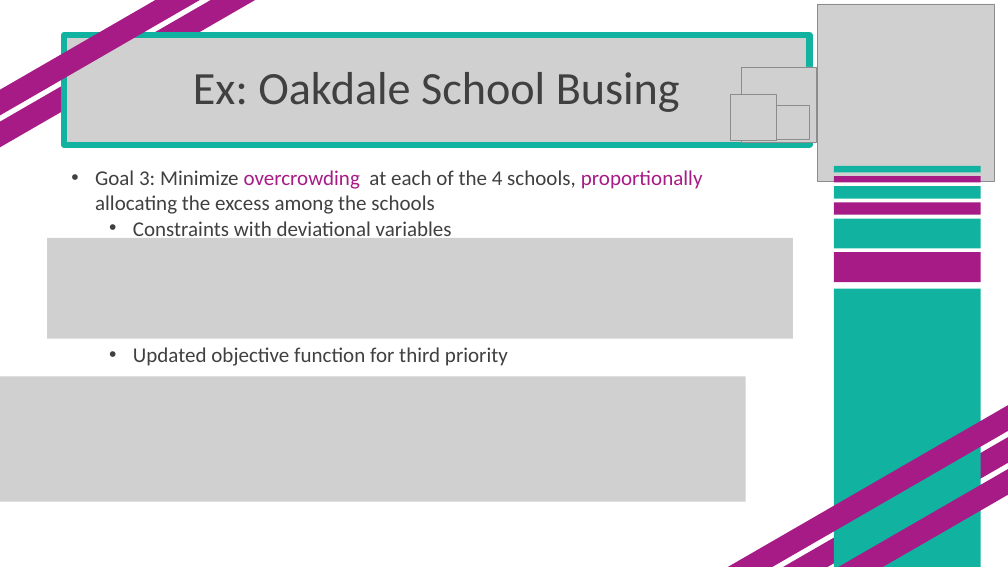
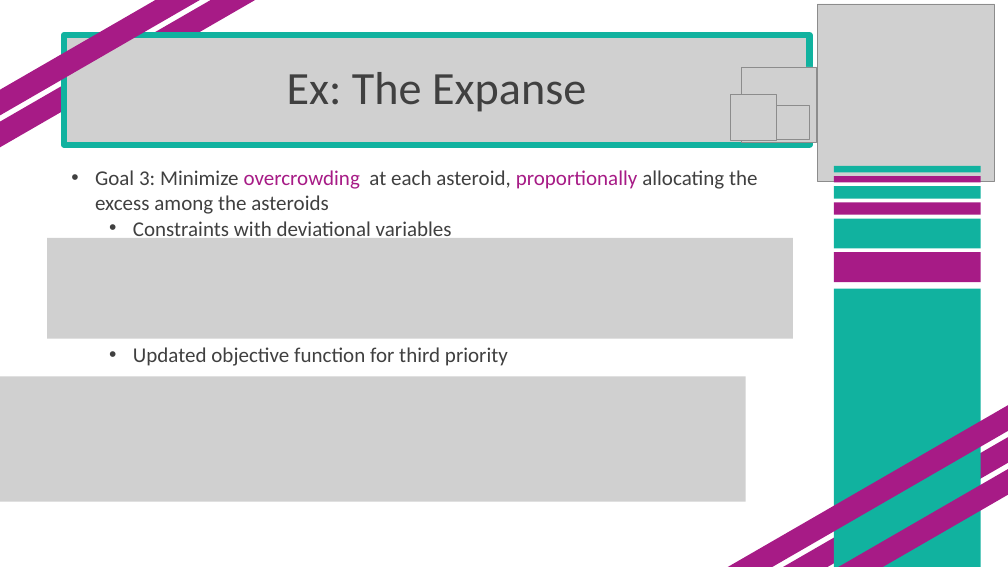
Before and after one commit to SuperMarioGiacomazzo/STOR305_WEBSITE, a slide deck: slide 8 of Lectures/Lecture 17/Lecture 17.pptx. Drawn at 1008x567 pixels with LibreOffice and Linux fonts; fonts in the diff are those of the drawing; grey boxes stand for pictures. Boxes give left, top, right and bottom in pixels: in the first picture for what was removed or moved away, otherwise in the second. Text is boxed around its words. In the diff, an @@ line names an element or a change of style, - is before the commit and + after.

```diff
--- a/Lectures/Lecture 17/Lecture 17.pptx
+++ b/Lectures/Lecture 17/Lecture 17.pptx
@@ title at (287,72,586,112): text changed @@
-Ex: Oakdale School Busing
+Ex: The Expanse
@@ text at (95,170,758,214): text changed @@
-• Goal 3: Minimize overcrowding at each of the 4 schools, proportionally allocating the excess among the schools
+• Goal 3: Minimize overcrowding at each asteroid, proportionally allocating the excess among the asteroids
```
Also in this commit, not shown: 16 other slides changed, 6 other files.
